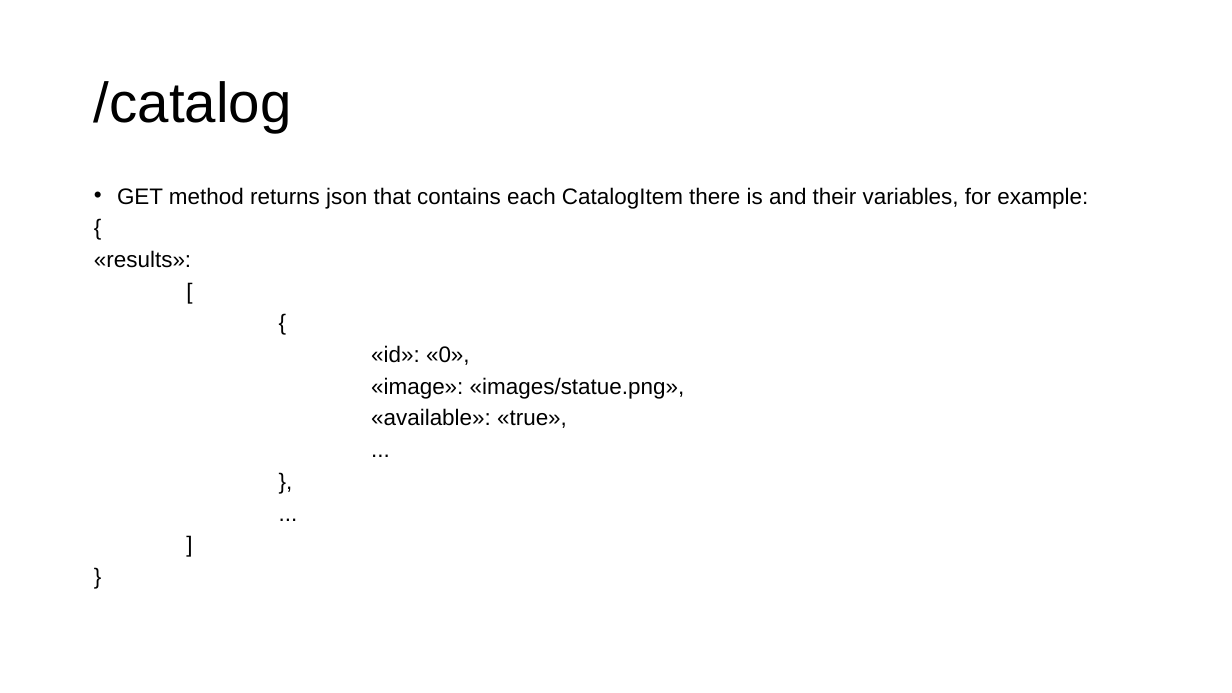
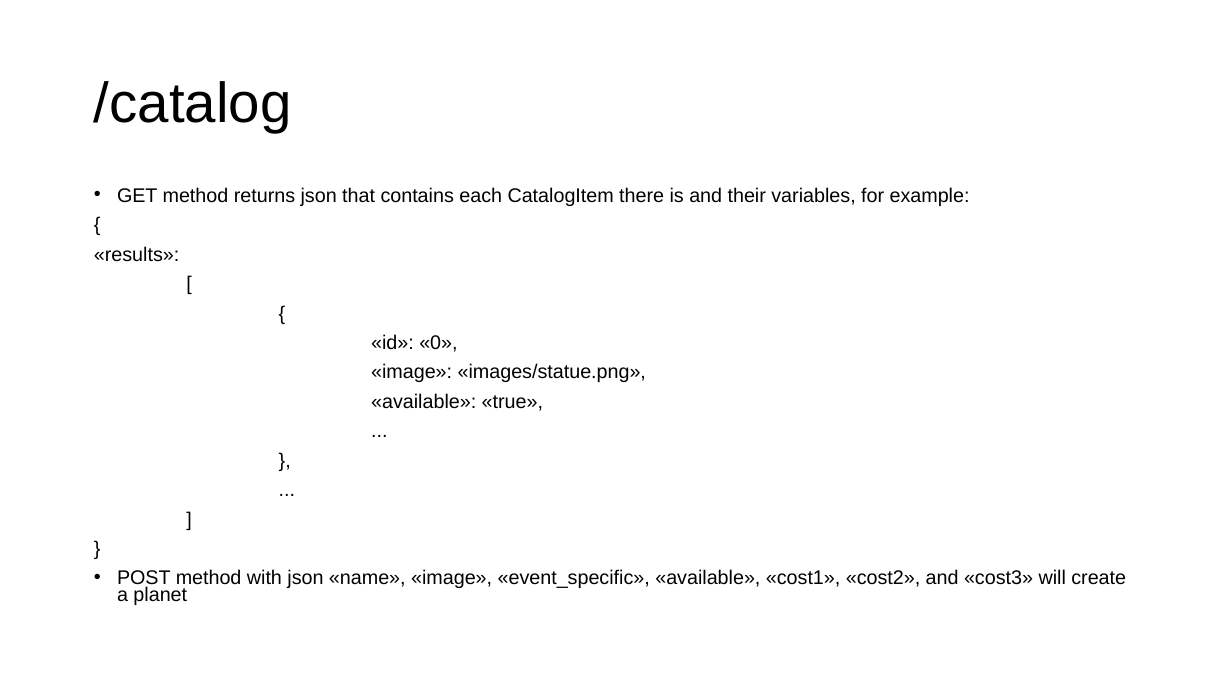
Before and after one commit to gmfk07/iu2018-backend, a slide deck: slide 21 of iu-spec-backend.pptx. Drawn at 1232x693 pixels with LibreOffice and Linux fonts; fonts in the diff are those of the drawing. Boxes give left, top, right and bottom in pixels: in the first picture for what was removed or moved away, otherwise in the second. Text is boxed around its words. In the diff, an @@ line names an element or a change of style, - is before the commit and + after.

Commit message:
HTTP Method Updates

```diff
--- a/iu-spec-backend.pptx
+++ b/iu-spec-backend.pptx
@@ text at (x1=94, y1=187, x2=970, y2=411): size 17.5 to 15.4 pt in "GET method returns json that contains each ...", "{", "«results»:", "[" and 9 more places @@
@@ text at (x1=117, y1=569, x2=1126, y2=605): paragraph added @@
+• POST method with json «name», «image», «event_specific», «available», «cost1», «cost2», and «cost3» will create a planet
```
Also in this commit, not shown: 2 other slides changed, 2 other files.
